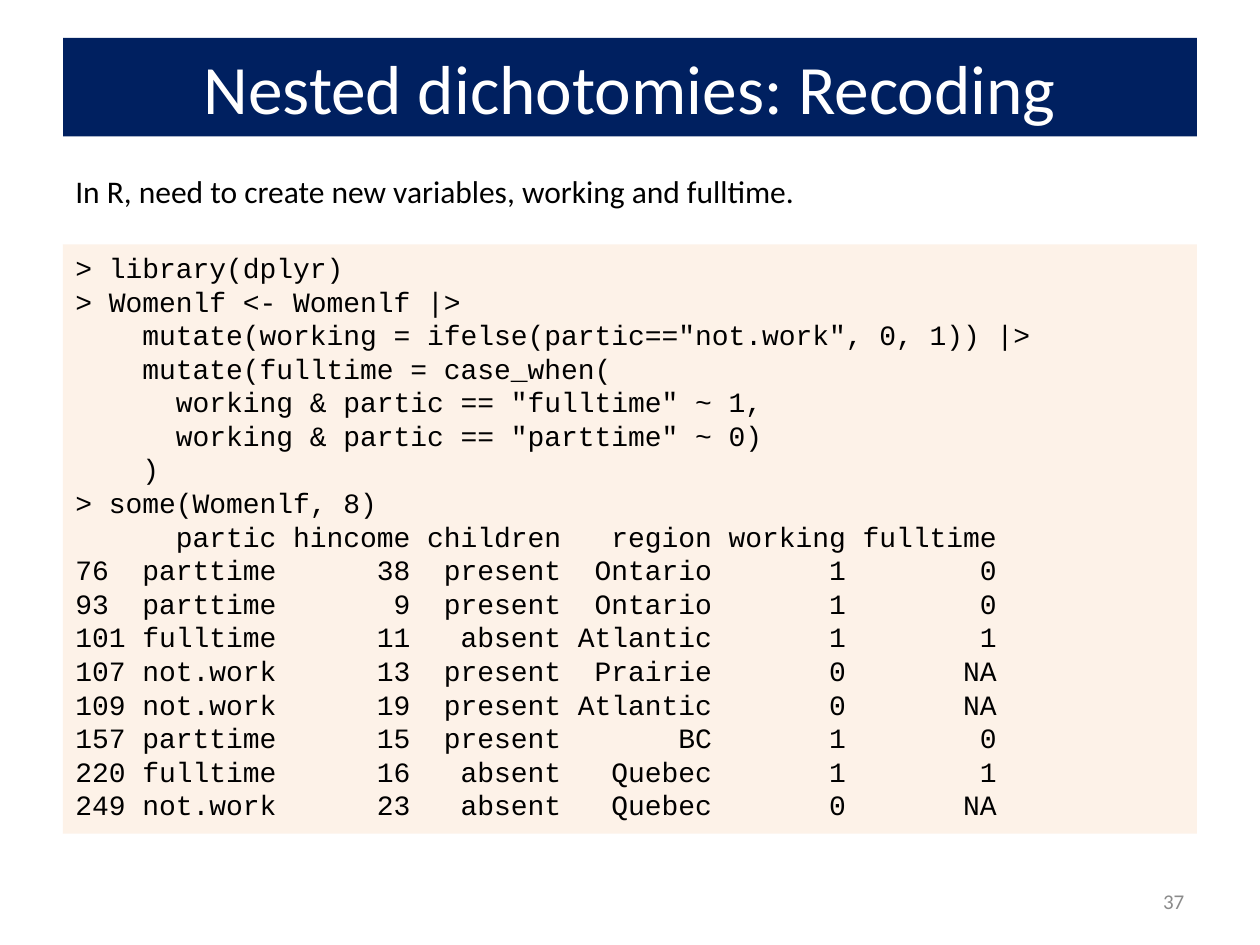
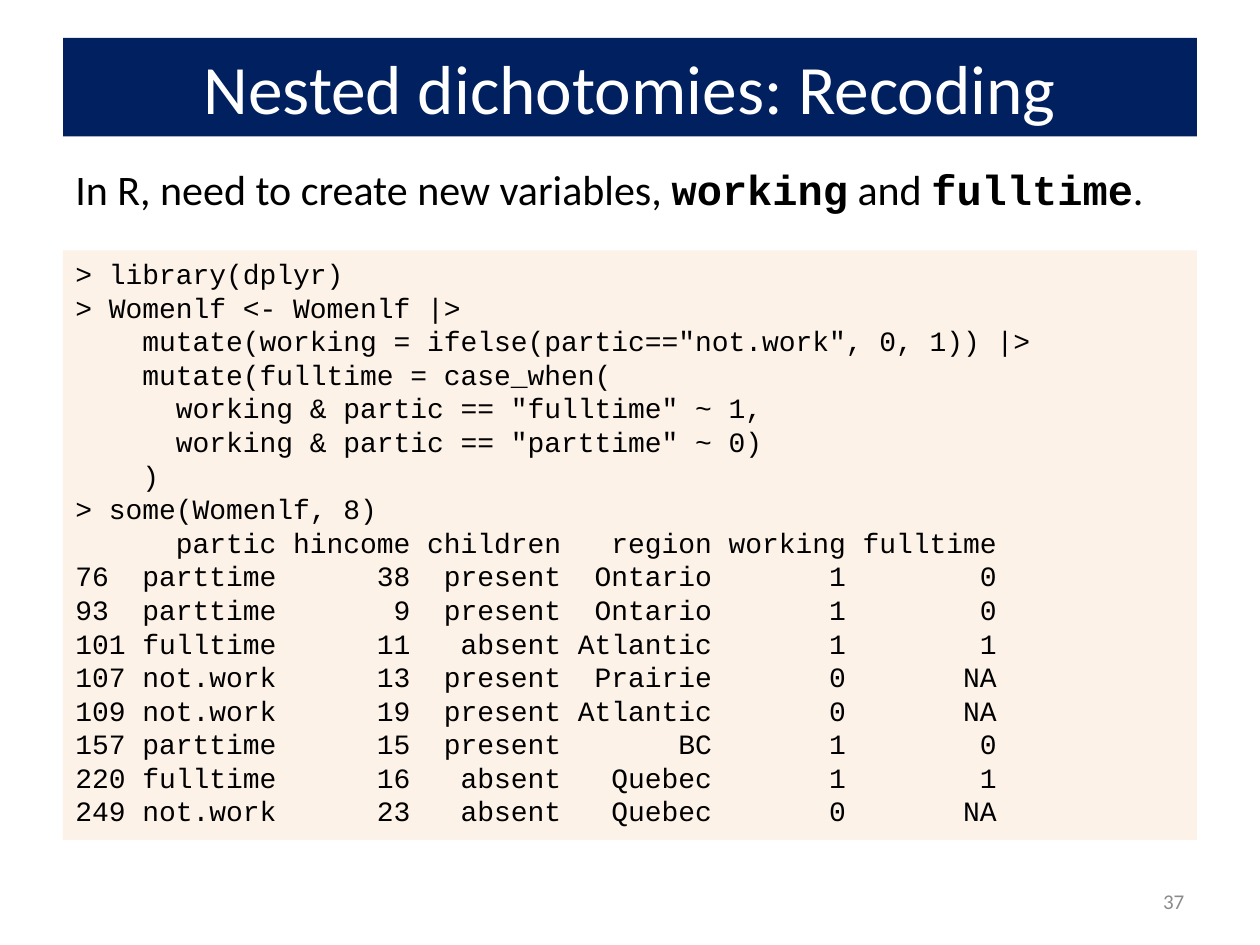
Before and after one commit to friendly/psy6136, a slide deck: slide 37 of lectures/07-logistic2.pptx. Drawn at 1260x945 pixels with LibreOffice and Linux fonts; fonts in the diff are those of the drawing. Boxes give left, top, right and bottom in pixels: in the first picture for what was removed or moved away, otherwise in the second. Text is boxed around its words. In the diff, an @@ line names an element or a change of style, - is before the commit and + after.

```diff
--- a/lectures/07-logistic2.pptx
+++ b/lectures/07-logistic2.pptx
@@ text "In R, need to create ..." at [75,175,1143,214]: size 18 to 24 pt; font Calibri to Courier New, bold on in "working fulltime." @@
@@ rectangle "> library(dplyr)": place and size @@
-rectangle "> library(dplyr)" at [63,244,1197,834]
+rectangle "> library(dplyr)" at [63,251,1197,840]
```
Also in this commit, not shown: 23 other slides changed, 1 slide added, 1 slide removed, 7 other files.
